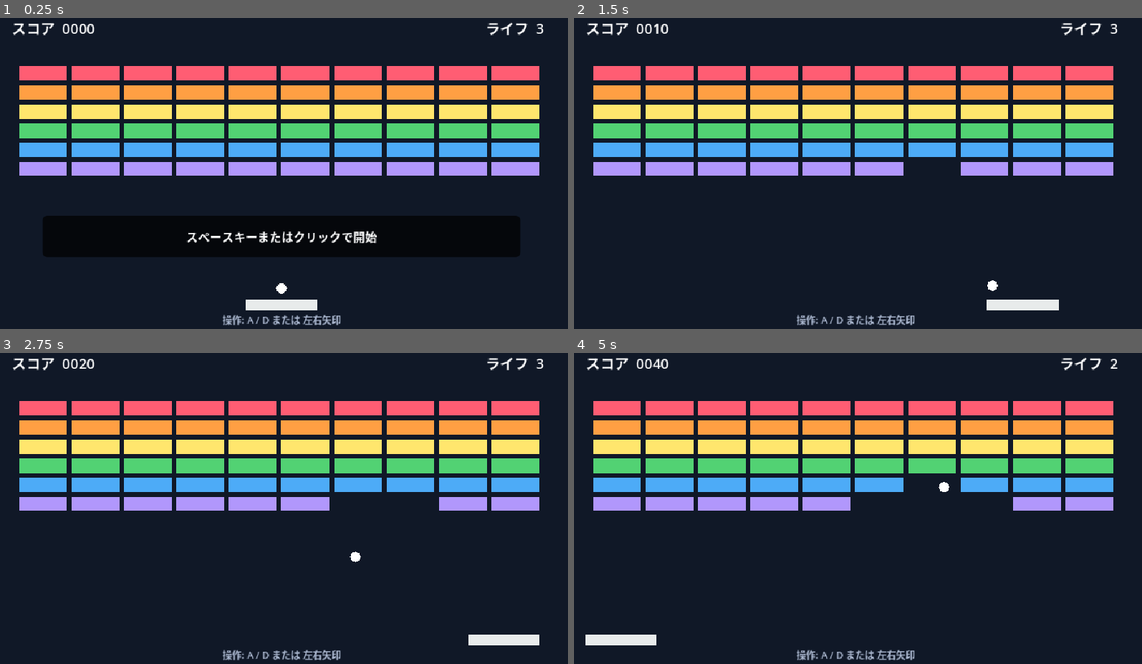
Above: before the commit, frames 1-4 (two rows, left to right).
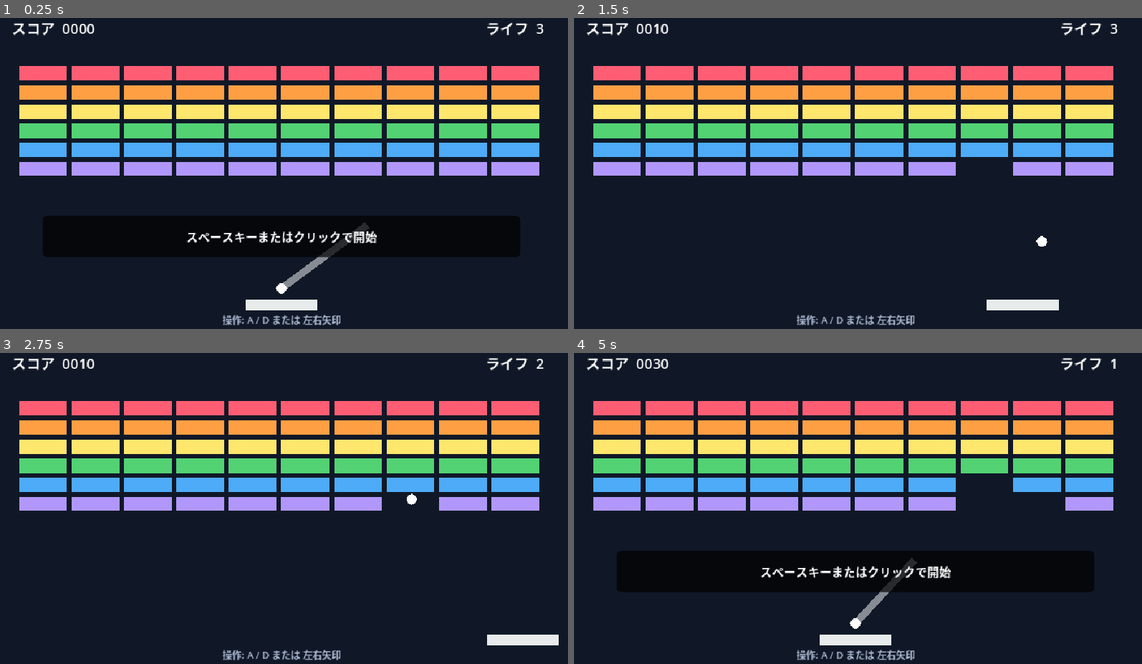
Above: after the commit, the same moments.

Repository: ittokunvim/example-godot
Game: Godot game, scene res://main.tscn
Two runs of this game, one before a commit and one after it. Both use one fixed random seed, a clock stepped at 60 frames per second and the inputs below.
Inputs (mouse positions are in pixels of both pictures, inside the frame that each line leads up to):
- Up to frame 1 (0.25 s): no input
- Up to frame 2 (1.5 s): tap Enter (ui_accept) at 0.5, 1.35 s; move the mouse to (982, 151) at 0.52 s; hold D (move_right) 0.53-1.28 s; hold Enter (ui_accept) 0.53-1.28 s; click (982, 151) at 0.67 s; move the mouse to (738, 182) at 1.27 s; hold A (move_left) from 1.28 s (still down)
- Up to frame 3 (2.75 s): tap Enter (ui_accept) at 1.52, 1.82 s; move the mouse to (340, 430) at 2.02 s; release A (move_left) at 2.03 s; hold D (move_right) from 2.03 s (still down); hold Enter (ui_accept) from 2.03 s (still down)
- Up to frame 4 (5 s): move the mouse to (829, 567) at 2.77 s; release Enter (ui_accept) at 2.78 s; tap Enter (ui_accept) at 2.85, 3.02, 3.32, 4.35, 4.52, 4.82 s; click (829, 567) at 2.92 s; move the mouse to (1028, 552) at 3.52 s; release D (move_right) at 3.53 s; hold Enter (ui_accept) 3.53-4.28 s; hold A (move_left) from 3.53 s (still down); move the mouse to (681, 455) at 4.27 s

The runs differ from the first frame. In frame 1, 0.4% of the frame differs, in the area x 49-66%, y 65-88%; in frame 2, 0.8%; in frame 3, 0.7%; in frame 4, 14%, in the area x 2-96%, y 1-95%.

Commit message:
Add ball aiming

Diff:
--- a/breakout/ball.gd
+++ b/breakout/ball.gd
@@ -4,12 +4,24 @@
 
 const SPEED := 430.0
 const PADDLE_WIDTH := 120.0
+const GUIDE_LENGTH := Vector2(150.0, 150.0)
+const GUIDE_COLOR := Color8(255, 255, 255, 127)
+const GUIDE_WIDTH := 12.0
 
+var _show_launch_guide := true
 var _velocity := Vector2.ZERO
-
+var _launch_direction := Vector2(1.0, -1.0).normalized()
+var _direction_x := 1
 
 func _physics_process(delta: float) -> void:
 	if _velocity == Vector2.ZERO:
+		if _show_launch_guide:
+			_launch_direction.x += _direction_x * delta
+			if _launch_direction.x >= 1.0:
+				_direction_x = -1
+			elif _launch_direction.x <= -1.0:
+				_direction_x = 1
+		queue_redraw()
 		return
 
 	var collision := move_and_collide(_velocity * delta)
@@ -32,14 +44,28 @@
 		_velocity = _velocity.bounce(collision.get_normal())
 
 
+func _draw() -> void:
+	if _show_launch_guide:
+		draw_line(
+			Vector2.ZERO,
+			_launch_direction * GUIDE_LENGTH,
+			GUIDE_COLOR,
+			GUIDE_WIDTH
+		)
+
+
 func launch() -> void:
-	_velocity = Vector2(0.65, -1.0).normalized() * SPEED
+	_show_launch_guide = false
+	_velocity = _launch_direction.normalized() * SPEED
+	queue_redraw()
 
 
 func reset() -> void:
+	_show_launch_guide = true
 	position = Vector2(get_viewport_rect().size.x / 2.0, 472.0)
 	_velocity = Vector2.ZERO
 
 
 func stop() -> void:
+	_show_launch_guide = false
 	_velocity = Vector2.ZERO
--- a/breakout/game.gd
+++ b/breakout/game.gd
@@ -45,6 +45,7 @@
 			_game_over = false
 			_awaiting_launch = true
 			_create_bricks()
+			ball.reset()
 			paddle.set_active(true)
 			_show_overlay("スペースキーまたはクリックで開始")
 
@@ -112,6 +113,7 @@
 	if _lives <= 0:
 		_awaiting_launch = false
 		_game_over = true
+		ball.stop()
 		paddle.set_active(false)
 		_show_overlay("ゲームオーバー - スペースキーでリトライ")
 		return
